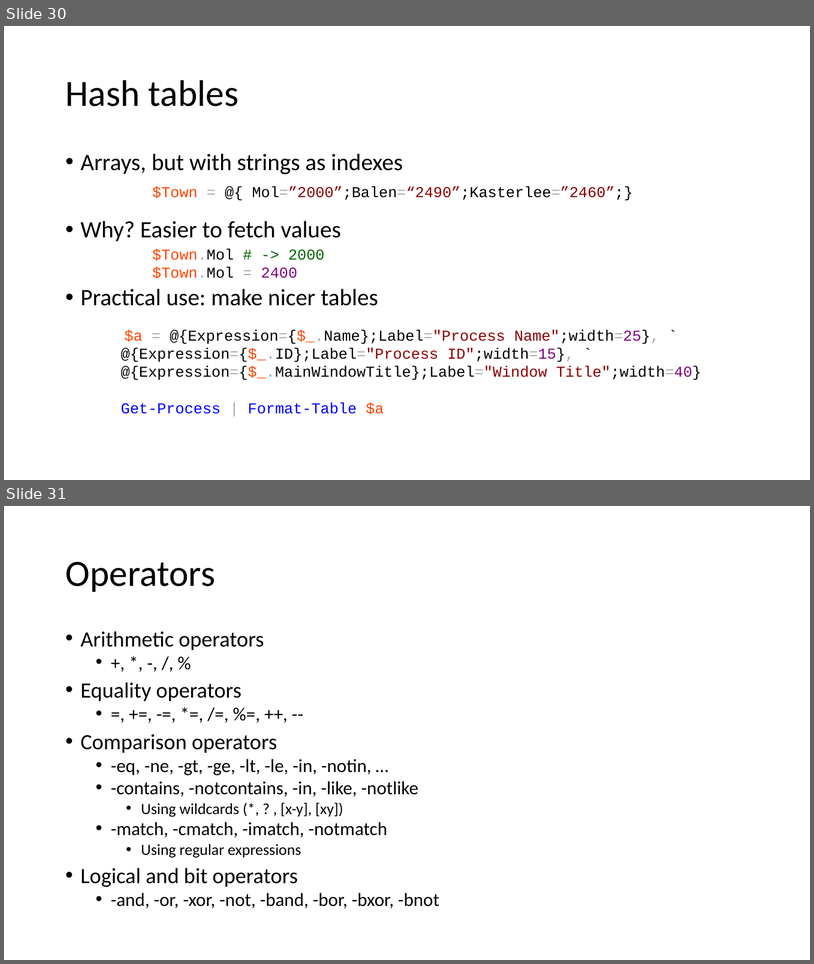
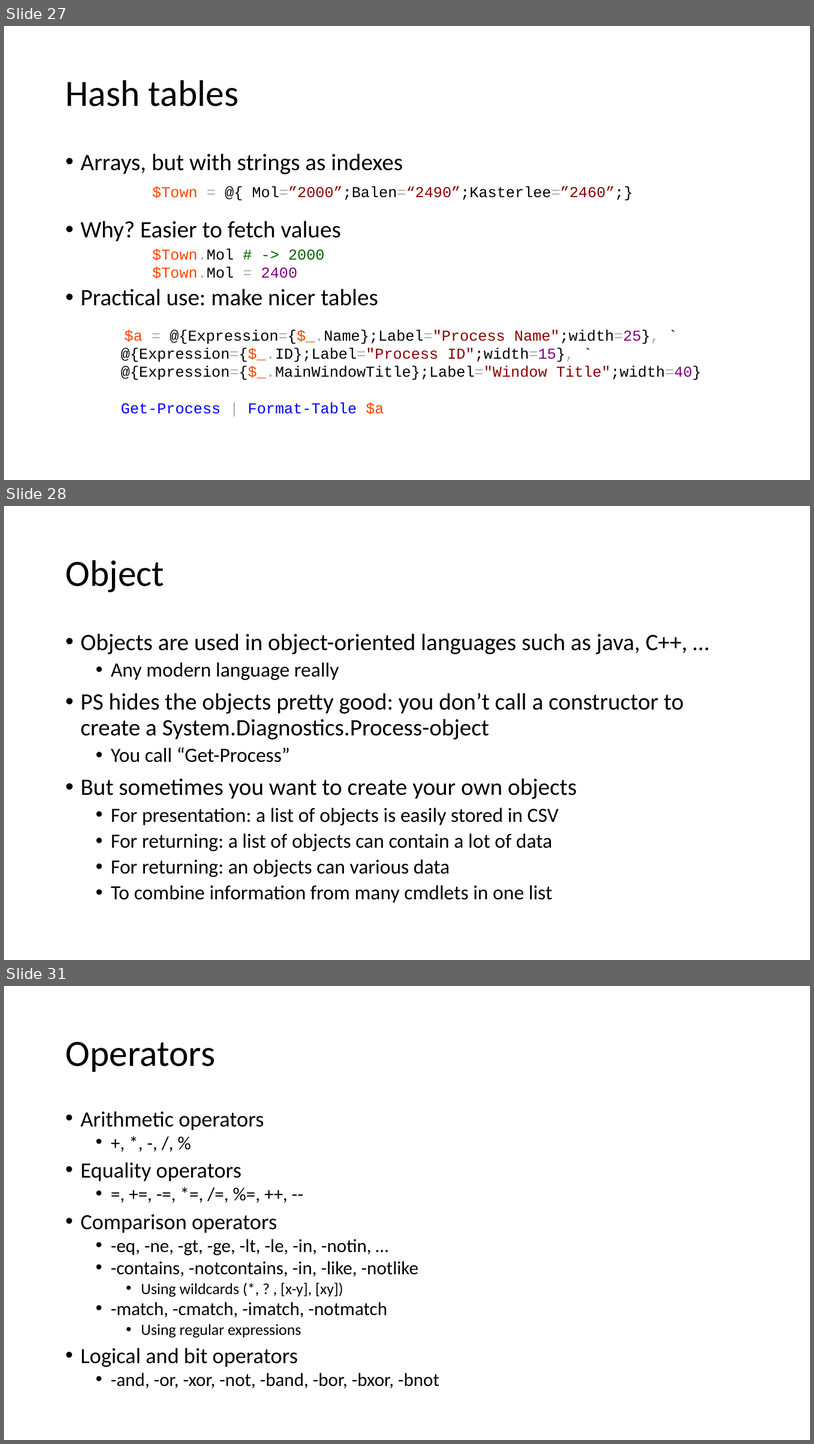
Before and after one commit to mjochen/PS-Basic-course, a slide deck: 2 - Scripting.pptx. Shown one above the other, each under a label of ours: slides 30 and 31 before the commit, slides 27, 28 and 31 after it; the slides between them are not shown. The pictures are 814x964 and 814x1444 pixels, drawn with LibreOffice and Linux fonts; fonts in the diff are those of the drawing. Boxes give left, top, right and bottom in pixels: in the first picture for what was removed or moved away, otherwise in the second. Text is boxed around its words. In the diff, an @@ line names an element or a change of style, - is before the commit and + after.

```diff
--- a/2 - Scripting.pptx
+++ b/2 - Scripting.pptx
@@ slide 28 added at (4, 506, 810, 960), background #FFFFFF @@
@@ title added at (65, 560, 164, 592), 44 pt, text #000000 @@
+Object
@@ text added at (81, 633, 688, 903), 24 pt, text #000000 @@
+• Objects are used in object-oriented languages such as java, C++, …
+  • Any modern language really
+• PS hides the objects pretty good: you don’t call a constructor to create a System.Diagnostics.Process-object
+  • You call “Get-Process”
+• But sometimes you want to create your own objects
+  • For presentation: a list of objects is easily stored in CSV
+  • For returning: a list of objects can contain a lot of data
+  • For returning: an objects can various data
+  • To combine information from many cmdlets in one list
@@ what was slide 30 is now slide 27 @@
```
Also in this commit, not shown: 3 other slides added, 24 slides removed, 1 other file.
